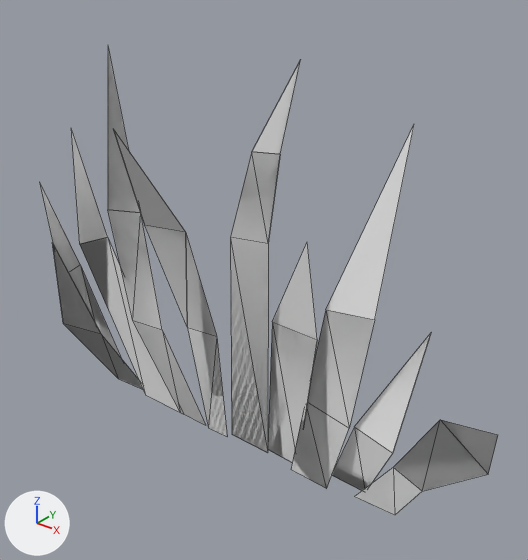
The glTF model public/models/grass.glb, before and after one commit.
Rendered twice from a 50 mm camera at (0.915, -1.056, 1.095) aimed at (0.064, 0.008, 0.435). The lights are fixed; the arrows at lower left show +X, +Y and +Z. Mesh edges are drawn as thin lines. Where no turn or scale is listed for an object, it has been applied to the vertices.

The first picture shows 'grass'.
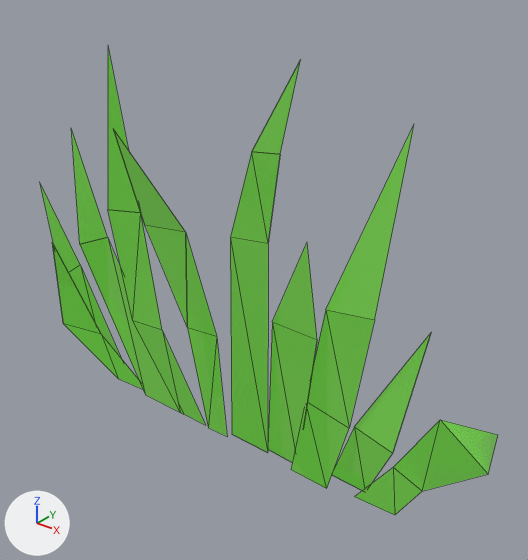
Edits to the bpy script that builds the scene:
```text
Add img_base:
    img_base = load_image('base', '_unpacked/base', 1024, 1024, 'sRGB')
Add mat_lowpoly_colors_001:
    mat_lowpoly_colors_001 = bpy.data.materials.new('LOWPOLY-COLORS.001')
    # uses the picture img_base
Change me_grass:
    where me_grass.from_pydata(...)  # 106 vertices, 78 faces; spans x -0.78..0.7, y -0.357..0.215, z 0.001..0.884
    remove me_grass.materials.append(mat_lowpoly_colors)  # white #e7e7e7
    add me_grass.materials.append(mat_lowpoly_colors_001)
```

Location of each change, (x1, y1, x2, y2) in pixels of the pictures (528 x 560 px):
'grass', recoloured (grey to green)
    both: (40, 48, 498, 515)
